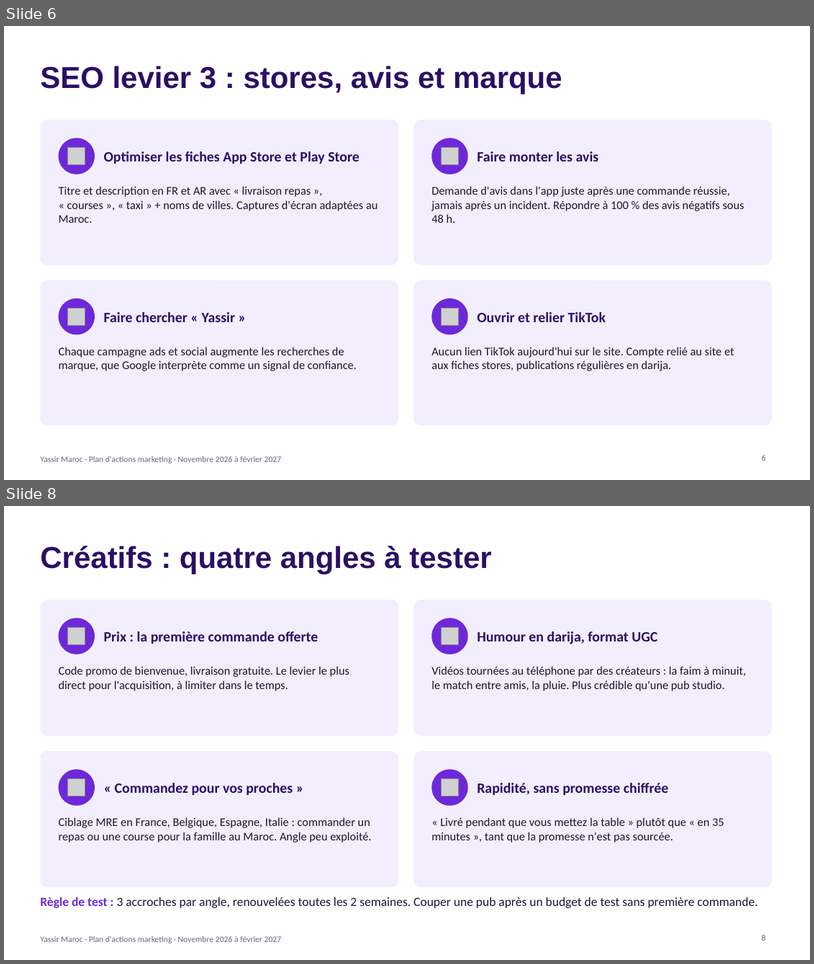
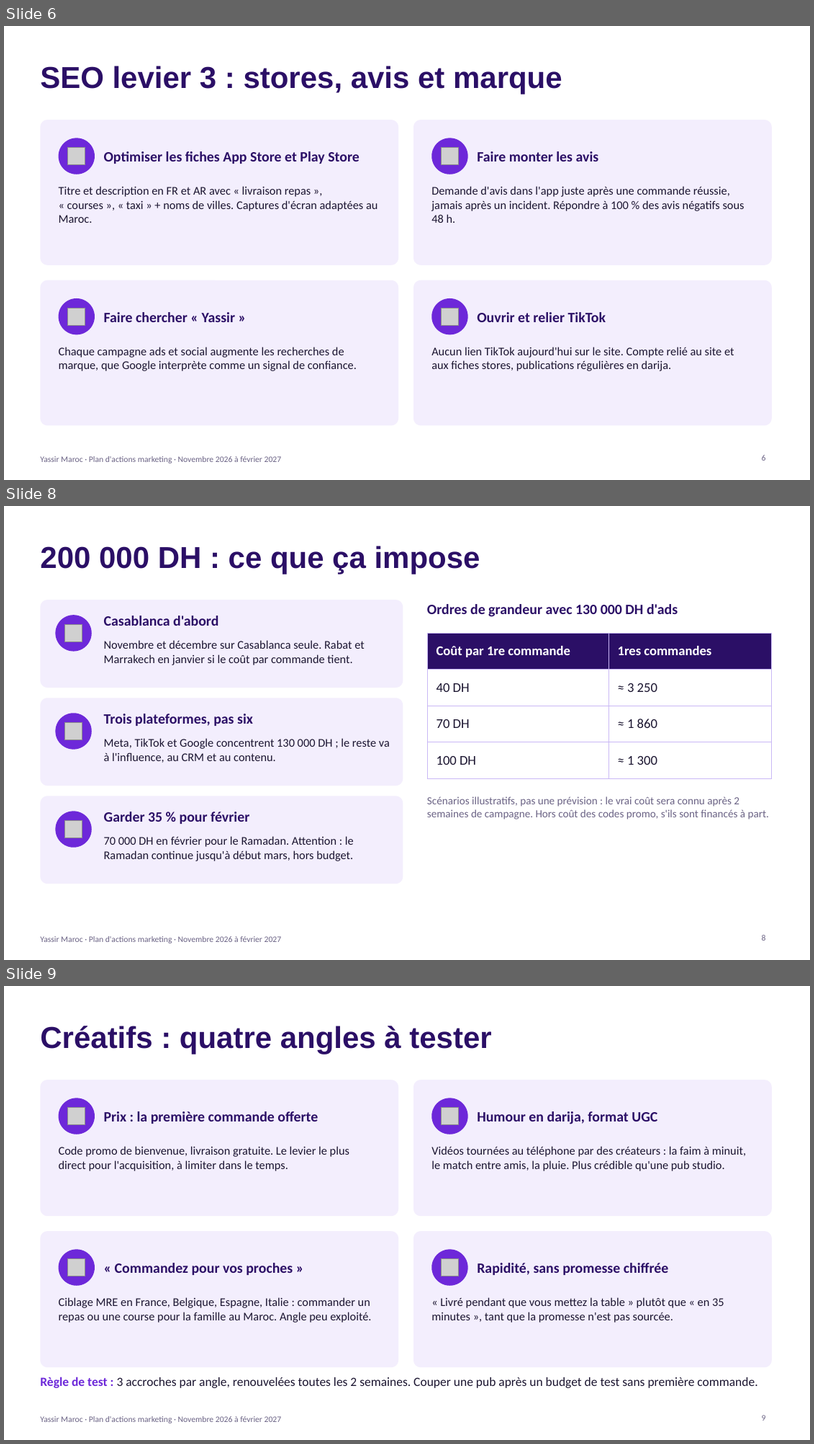
Before and after one commit to aymaneai-del/Projects-, a slide deck: yassir-maroc/Yassir_Maroc_Plan_Marketing_Nov2026-Fev2027.pptx. Shown one above the other, each under a label of ours: slides 6 and 8 before the commit, slides 6, 8 and 9 after it; the slides between them are not shown. The pictures are 814x964 and 814x1444 pixels, drawn with LibreOffice and Linux fonts; fonts in the diff are those of the drawing; grey boxes stand for pictures. Boxes give left, top, right and bottom in pixels: in the first picture for what was removed or moved away, otherwise in the second. Text is boxed around its words. In the diff, an @@ line names an element or a change of style, - is before the commit and + after.

```diff
--- a/yassir-maroc/Yassir_Maroc_Plan_Marketing_Nov2026-Fev2027.pptx
+++ b/yassir-maroc/Yassir_Maroc_Plan_Marketing_Nov2026-Fev2027.pptx
@@ slide 8 added at [4, 506, 810, 960], background #FFFFFF; not listed: 1 template element that a slide beside it also shows @@
@@ title added at [40, 546, 481, 574], 36 pt, text #2B0F66, bold @@
+200 000 DH : ce que ça impose
@@ rounded rectangle added at [40, 600, 404, 687], fill #F3EEFD @@
@@ text added at [427, 604, 678, 617], 17 pt, text #2B0F66, bold @@
+Ordres de grandeur avec 130 000 DH d'ads
@@ ellipse added at [55, 615, 92, 651], fill #6D28D9 @@
@@ picture added at [65, 625, 82, 642] @@
@@ text added at [104, 615, 219, 626], 17 pt, text #2B0F66, bold @@
+Casablanca d'abord
@@ table added at [427, 633, 772, 767], 4 rows, 2 columns @@
+Coût par 1re commande | 1res commandes
+40 DH | ≈ 3 250
+70 DH | ≈ 1 860
+100 DH | ≈ 1 300
@@ text added at [104, 640, 365, 665], 14 pt, text #1B1530 @@
+Novembre et décembre sur Casablanca seule. Rabat et Marrakech en janvier si le coût par commande tient.
@@ rounded rectangle added at [40, 698, 404, 785], fill #F3EEFD @@
@@ ellipse added at [55, 713, 92, 749], fill #6D28D9 @@
@@ text added at [104, 713, 253, 726], 17 pt, text #2B0F66, bold @@
+Trois plateformes, pas six
@@ picture added at [65, 723, 82, 740] @@
@@ text added at [104, 738, 390, 762], 14 pt, text #1B1530 @@
+Meta, TikTok et Google concentrent 130 000 DH ; le reste va à l'influence, au CRM et au contenu.
@@ rounded rectangle added at [40, 795, 404, 883], fill #F3EEFD @@
@@ text added at [427, 796, 769, 819], 13 pt, text #6B6385 @@
+Scénarios illustratifs, pas une prévision : le vrai coût sera connu après 2 semaines de campagne. Hors coût des codes promo, s'ils sont financés à part.
@@ ellipse added at [55, 811, 92, 847], fill #6D28D9 @@
@@ picture added at [65, 821, 82, 838] @@
@@ text added at [104, 811, 250, 824], 17 pt, text #2B0F66, bold @@
+Garder 35 % pour février
@@ text added at [104, 836, 354, 861], 14 pt, text #1B1530 @@
+70 000 DH en février pour le Ramadan. Attention : le Ramadan continue jusqu'à début mars, hors budget.
@@ page number added at [762, 934, 766, 940], 10 pt, text #6B6385 @@
+8
@@ what was slide 8 is now slide 9 @@
@@ page number at [762, 1414, 766, 1420]: text changed @@
-8
+9
```
Also in this commit, not shown: 4 slides changed, 1 other slide added, 1 slide removed.
